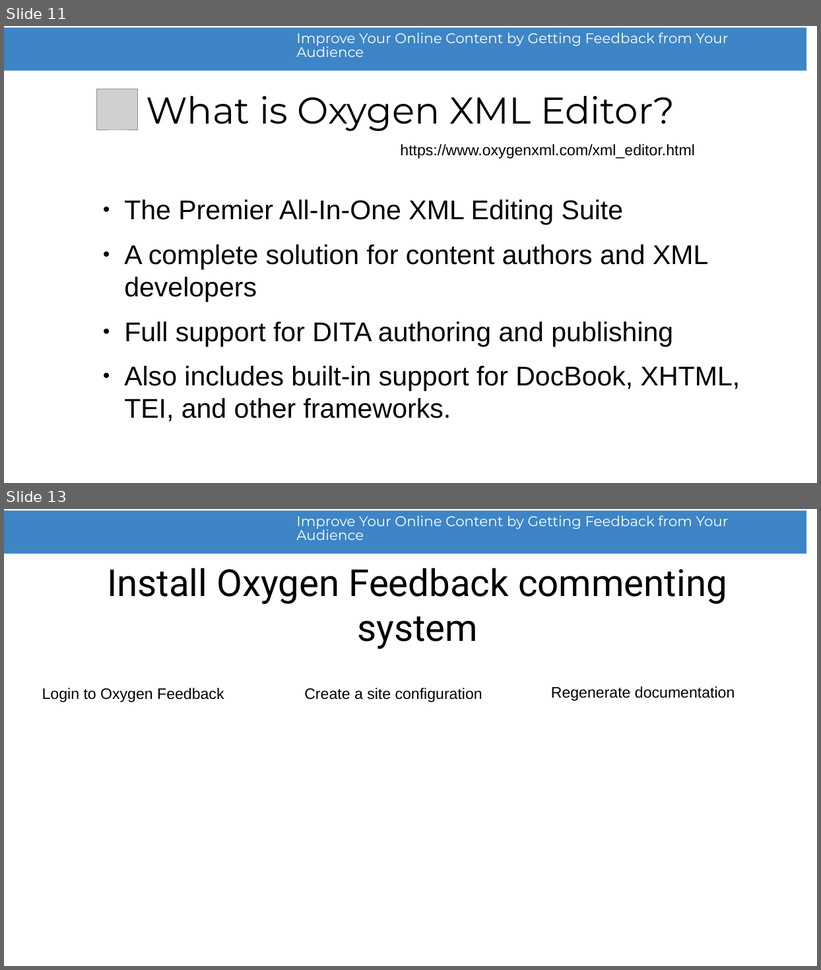
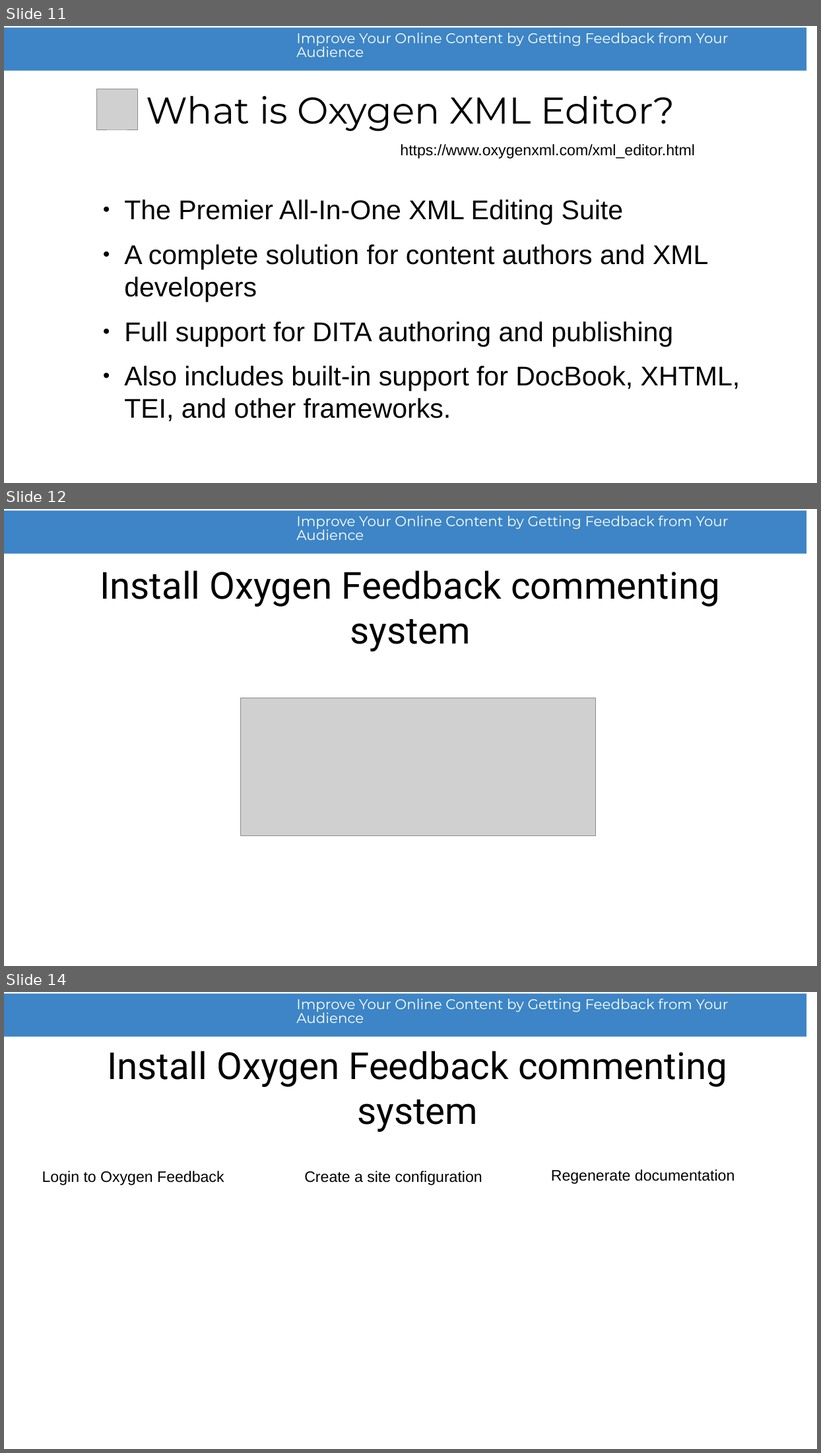
Before and after one commit to radu-pisoi/feedback-presentation, a slide deck: presentation/feedback-demo.odp. Shown one above the other, each under a label of ours: slides 11 and 13 before the commit, slides 11, 12 and 14 after it; the slides between them are not shown. The pictures are 821x970 and 821x1453 pixels, drawn with LibreOffice and Linux fonts; fonts in the diff are those of the drawing; grey boxes stand for pictures; background and template pictures are left out. Boxes give left, top, right and bottom in pixels: in the first picture for what was removed or moved away, otherwise in the second. Text is boxed around its words. In the diff, an @@ line names an element or a change of style, - is before the commit and + after.

```diff
--- a/presentation/feedback-demo.odp
+++ b/presentation/feedback-demo.odp
@@ slide 12 added at bbox=[4, 509, 817, 966], background #FFFFFF; not listed: 2 template elements that a slide beside it also shows @@
@@ title added at bbox=[100, 570, 720, 652], 44 pt, text #000000 @@
+Install Oxygen Feedback commenting system
@@ picture added at bbox=[241, 698, 596, 836] @@
@@ what was slide 13 is now slide 14 @@
```
Also in this commit, not shown: 8 slides changed, 2 other slides added, 10 slides removed, 1 other file.
